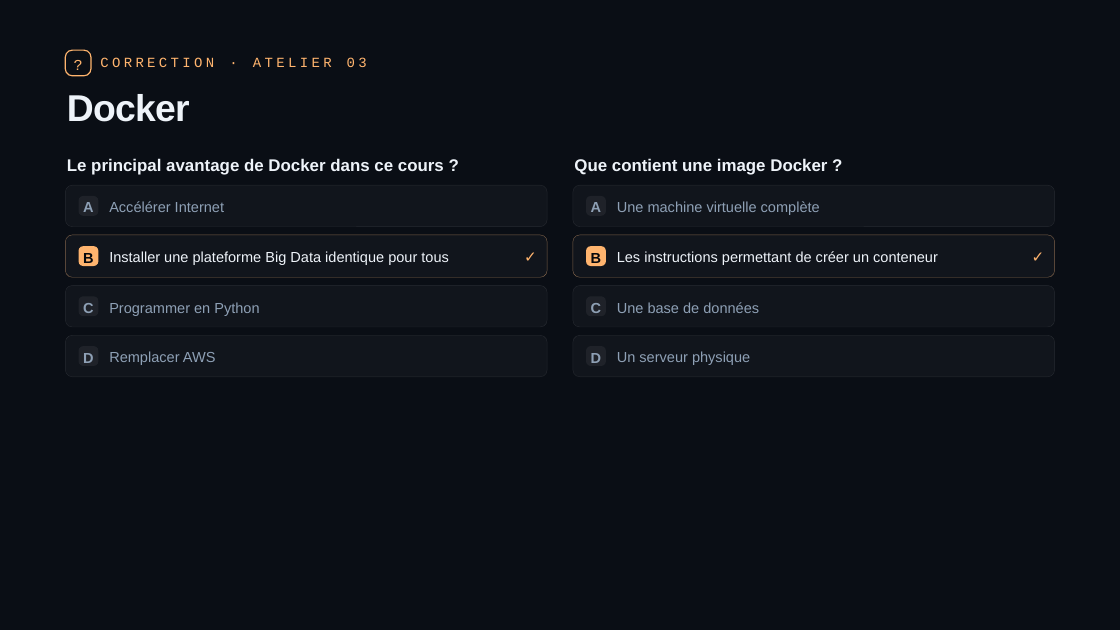
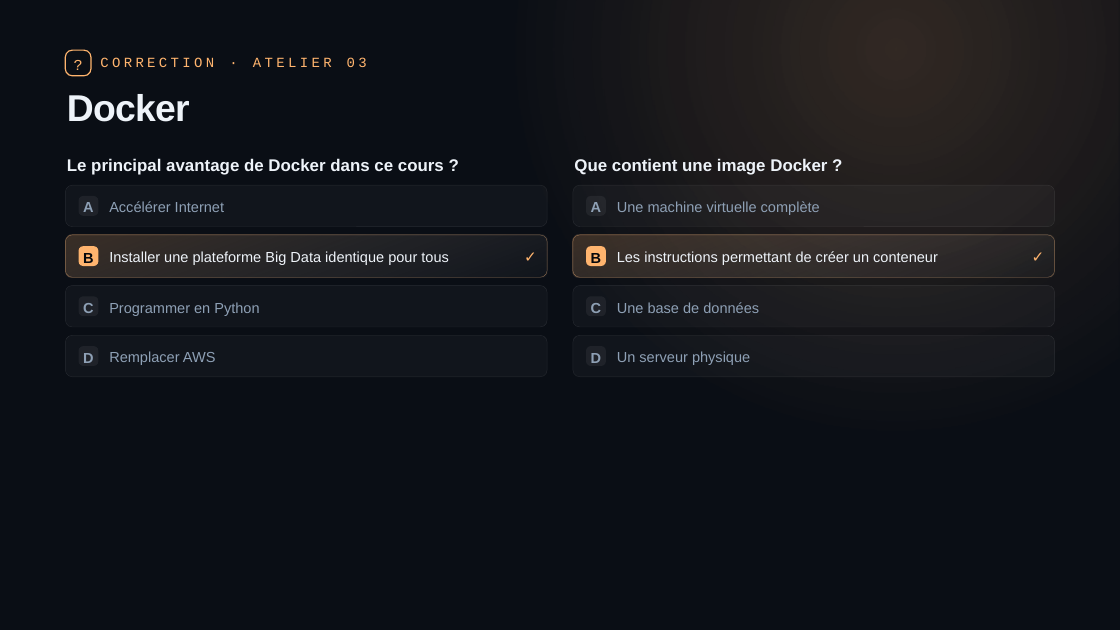
Before and after one commit to TidianiAmada/bigdata_cloudcomputing, a slide deck: slide 40 of Support_Big_Data_et_Cloud_Computing.pptx (slide 32 before the commit). Drawn at 1120x630 pixels with LibreOffice and Linux fonts; fonts in the diff are those of the drawing. Boxes give left, top, right and bottom in pixels: in the first picture for what was removed or moved away, otherwise in the second. Text is boxed around its words. In the diff, an @@ line names an element or a change of style, - is before the commit and + after.

```diff
--- a/Support_Big_Data_et_Cloud_Computing.pptx
+++ b/Support_Big_Data_et_Cloud_Computing.pptx
@@ rectangle added at (0,0,1120,630), fill gradient #FFB470 @@
@@ rounded rectangle at (66,235,547,277): fill #FFFFFF at 3% opacity to gradient #FFB46E to #FFFFFF @@
@@ rounded rectangle at (573,235,1054,277): fill #FFFFFF at 3% opacity to gradient #FFB46E to #FFFFFF @@
```
Also in this commit, not shown: 56 other slides changed, 45 slides added, 4 slides removed, 1 other file.
